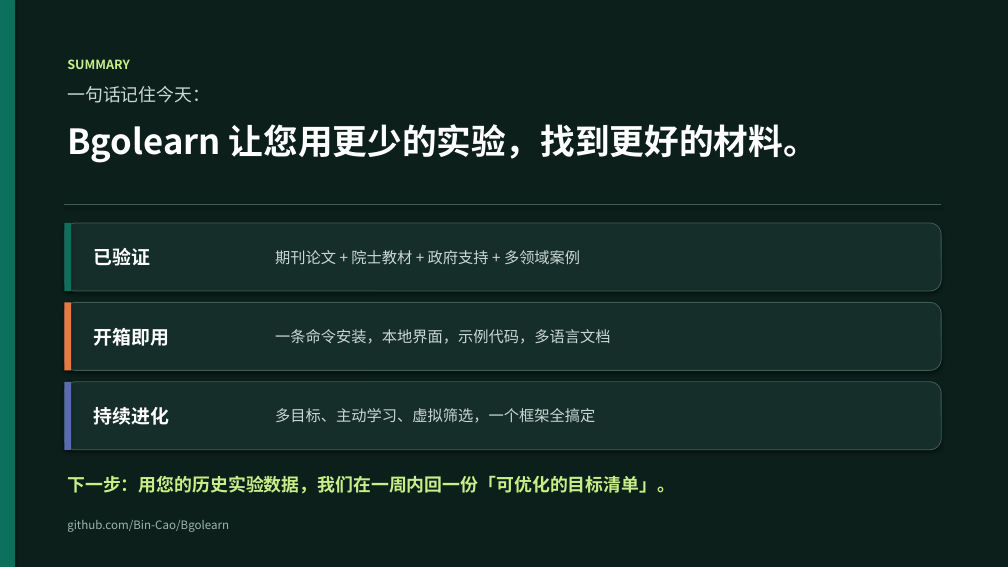
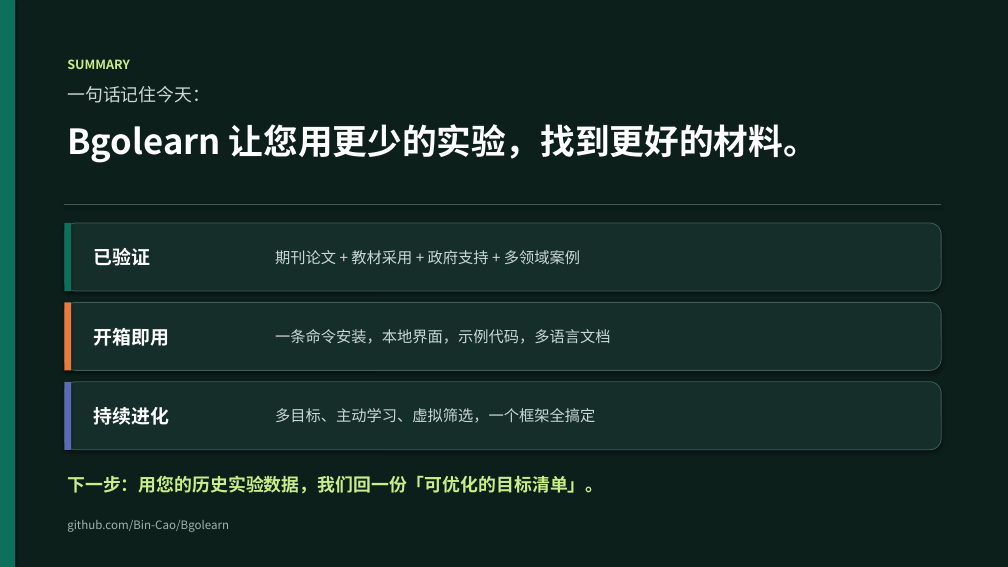
Before and after one commit to Bin-Cao/Bgolearn, a slide deck: slide 19 of PPTs/Bgolearn_宣传版.pptx. Drawn at 1008x567 pixels with LibreOffice and Linux fonts; fonts in the diff are those of the drawing. Boxes give left, top, right and bottom in pixels: in the first picture for what was removed or moved away, otherwise in the second. Text is boxed around its words. In the diff, an @@ line names an element or a change of style, - is before the commit and + after.

Commit message:
add ppt

```diff
--- a/PPTs/Bgolearn_宣传版.pptx
+++ b/PPTs/Bgolearn_宣传版.pptx
@@ text at box(275, 250, 580, 264): text changed @@
-期刊论文 + 院士教材 + 政府支持 + 多领域案例
+期刊论文 + 教材采用 + 政府支持 + 多领域案例
@@ text at box(67, 475, 603, 494): text changed @@
-下一步：用您的历史实验数据，我们在一周内回一份「可优化的目标清单」。
+下一步：用您的历史实验数据，我们回一份「可优化的目标清单」。
```
Also in this commit, not shown: 1 other slide changed, 1 other file.
